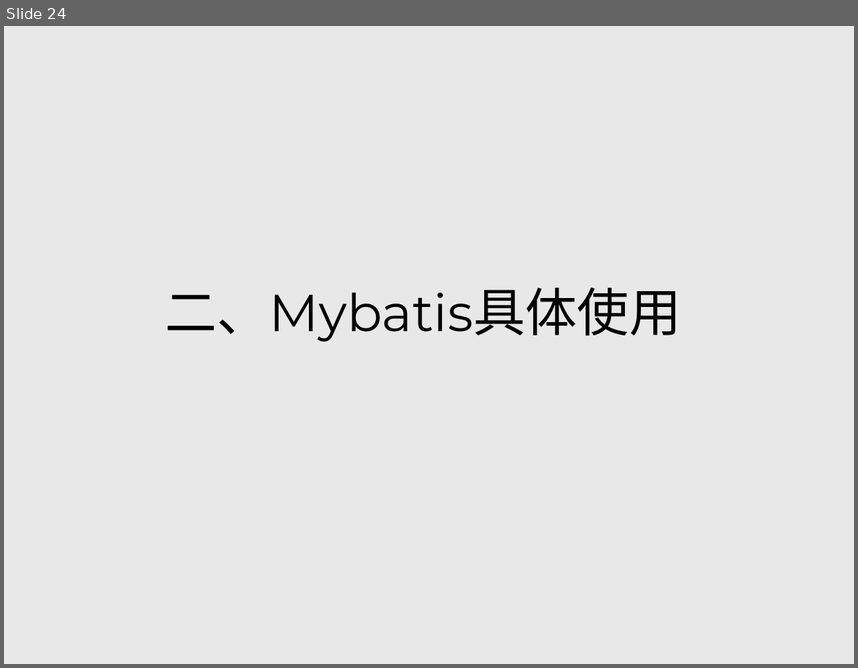
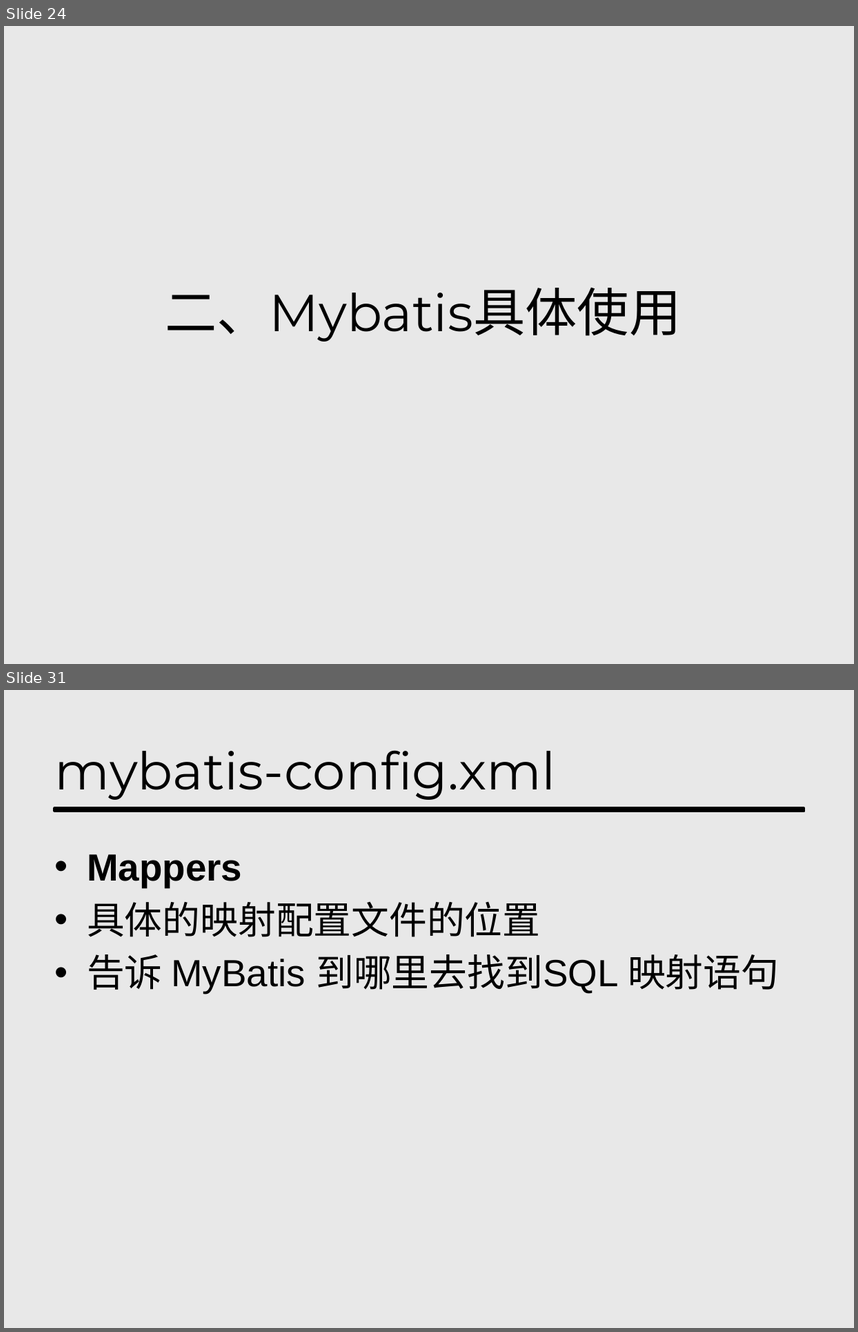
Before and after one commit to hyndio/mybatis_share, a slide deck: Mybatis-分享-hynd.pptx. Shown one above the other, each under a label of ours: slide 24 before the commit, slides 24 and 31 after it; the slides between them are not shown. The pictures are 858x668 and 858x1332 pixels, drawn with LibreOffice and Linux fonts; fonts in the diff are those of the drawing. Boxes give left, top, right and bottom in pixels: in the first picture for what was removed or moved away, otherwise in the second. Text is boxed around its words. In the diff, an @@ line names an element or a change of style, - is before the commit and + after.

```diff
--- a/Mybatis-分享-hynd.pptx
+++ b/Mybatis-分享-hynd.pptx
@@ slide 31 added at box(4, 690, 854, 1328), background #D9D9D9 at 58% opacity @@
@@ title added at box(55, 750, 556, 800), 44 pt, text #000000 @@
+mybatis-config.xml
@@ rectangle added at box(54, 808, 804, 811), fill #000000, outline #000000 2 pt @@
@@ text added at box(87, 854, 779, 994), 32 pt, text #000000 @@
+• Mappers
+• 具体的映射配置文件的位置
+• 告诉 MyBatis 到哪里去找到SQL 映射语句
```
Also in this commit, not shown: 2 slides changed, 10 other slides added, 1 slide removed, 1 other file.
